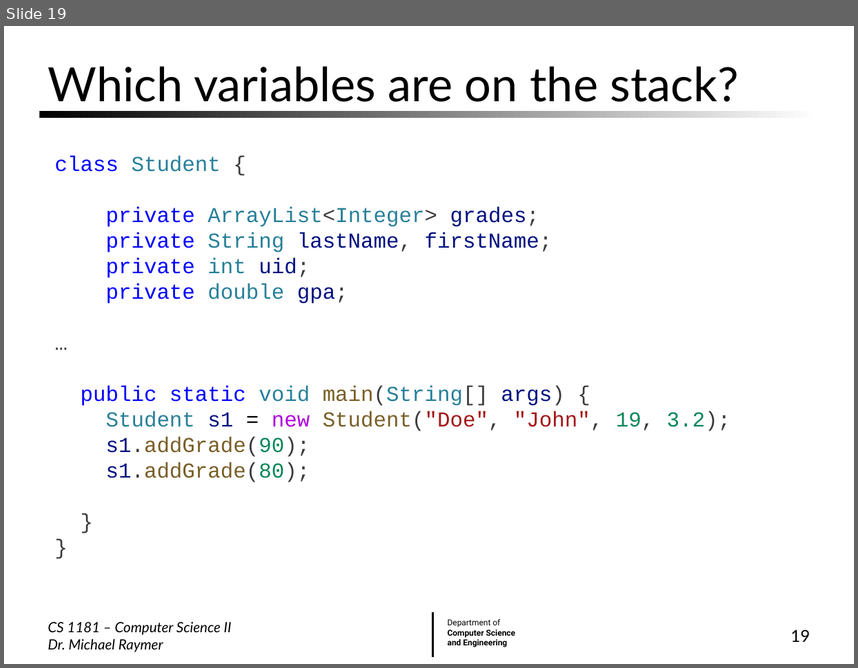
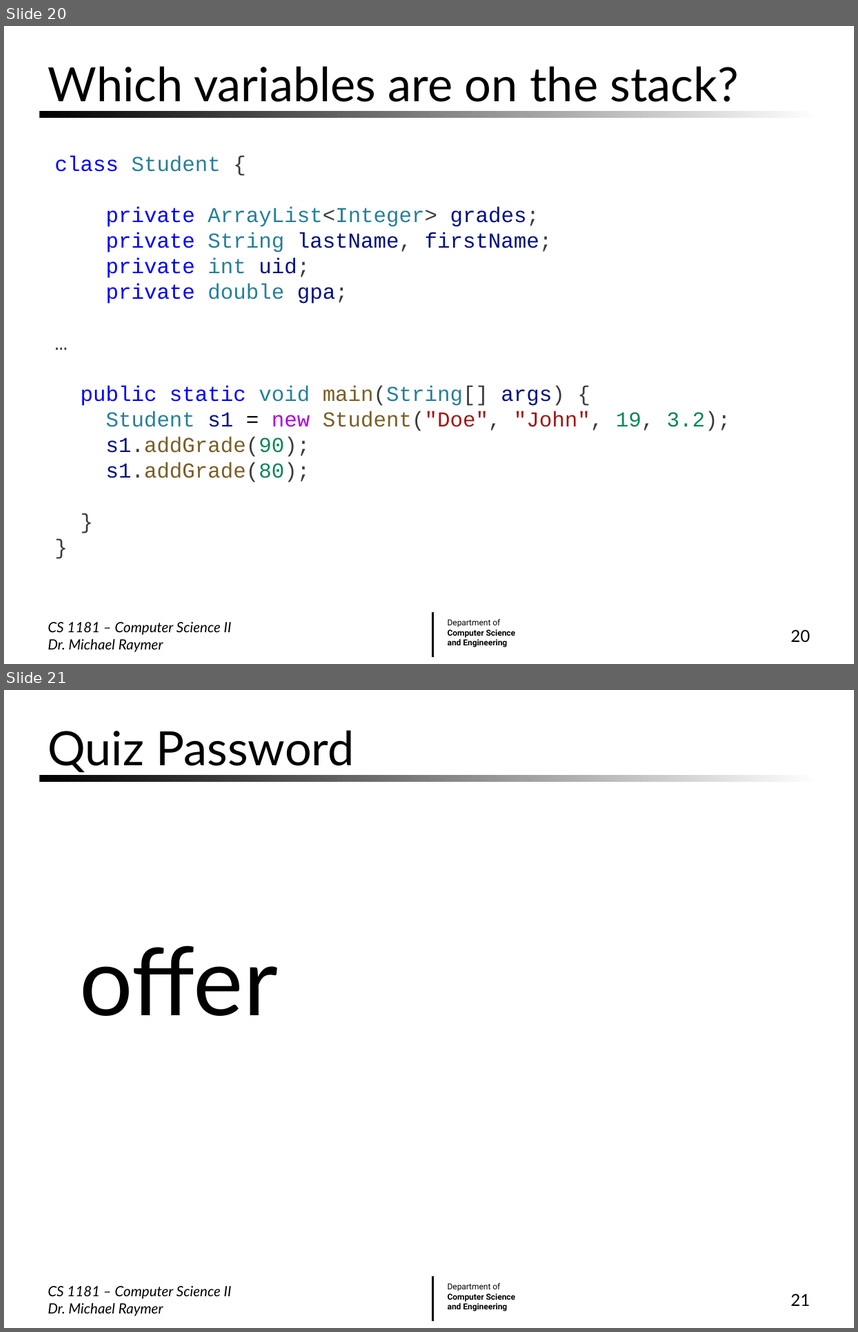
Before and after one commit to mraymer/CS1181_FA24, a slide deck: Lecture Slides/06 Recursion.pptx. Shown one above the other, each under a label of ours: slide 19 before the commit, slides 20 and 21 after it. The pictures are 858x668 and 858x1332 pixels, drawn with LibreOffice and Linux fonts; fonts in the diff are those of the drawing; background and template pictures are left out. Boxes give left, top, right and bottom in pixels: in the first picture for what was removed or moved away, otherwise in the second. Text is boxed around its words. In the diff, an @@ line names an element or a change of style, - is before the commit and + after.

Commit message:
Lecture 11-04-2024

```diff
--- a/Lecture Slides/06 Recursion.pptx
+++ b/Lecture Slides/06 Recursion.pptx
@@ slide 21 added at [4,690,854,1328], background #FFFFFF; not listed: 3 template elements that a slide beside it also shows @@
@@ title added at [48,730,355,772], 40 pt, text #000000 @@
+Quiz Password
@@ text added at [80,945,278,1016], 80 pt, text #000000 @@
+  offer
@@ text added at [48,1285,232,1316], 12 pt, text #000000, italic @@
+CS 1181 – Computer Science II Dr. Michael Raymer
@@ page number added at [791,1293,810,1305], 14 pt, text #000000 @@
+21
@@ what was slide 19 is now slide 20 @@
@@ page number at [791,629,810,641]: text changed @@
-19
+20
```
Also in this commit, not shown: 3 slides changed, 1 other slide added, 2 other files.
